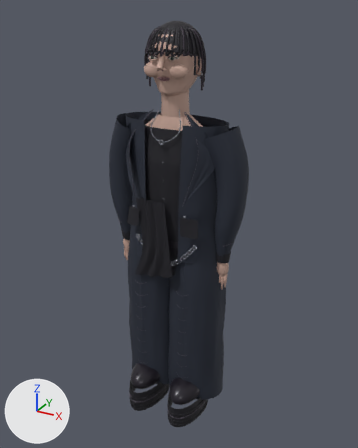
An edit to the glTF model src/assets/avatars/look-9-detail.glb, drawn before and after from the same camera.
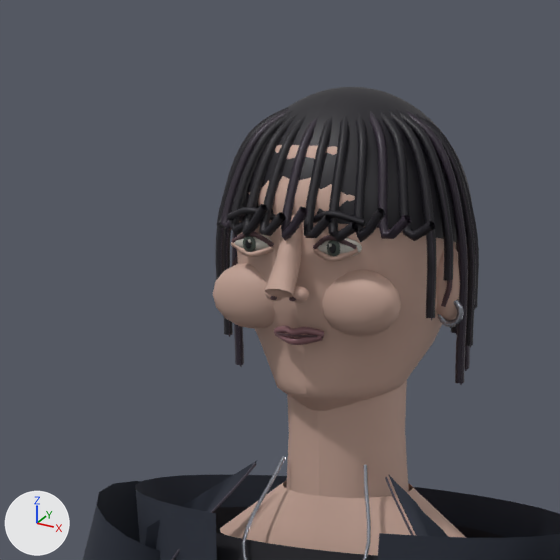
There are two pictures of each version: one whole from a 50 mm camera at (1.136, -2.03, 2.132) aimed at (0.022, -0.004, 1.119), one close up on the part from 26% to 63% of the width and 0% to 29% of the height. The lights are fixed; the arrows at lower left show +X, +Y and +Z. The last two pictures show the newer version. Where no turn or scale is listed for an object, it has been applied to the vertices. Vertices at exactly the same position are counted once.
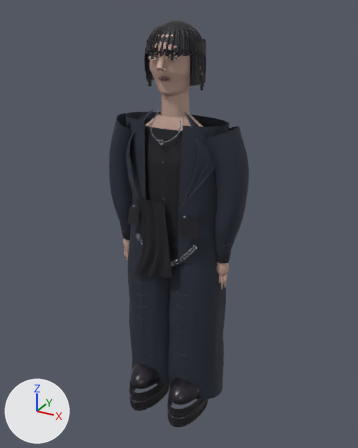
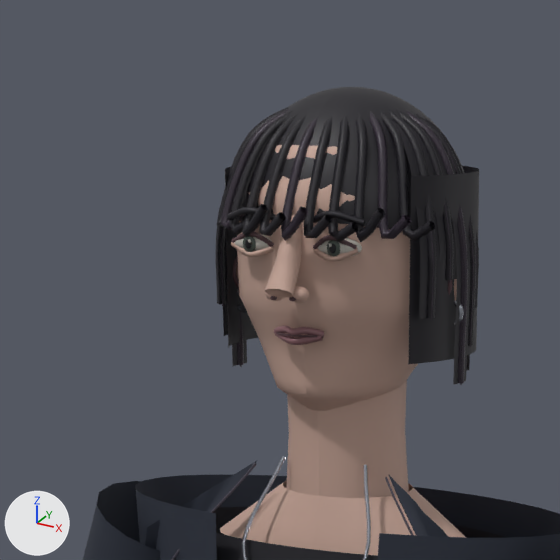
Diff of the bpy script that builds the scene:
```diff
--- a/src/assets/avatars/look-9-detail.glb.py
+++ b/src/assets/avatars/look-9-detail.glb.py
@@ me_mesh_16 @@
 # used by ob_mesh_16; location = (-0.27, 0.16, -0.99)
-me_mesh_16.from_pydata(...)  # 2534 vertices, 4832 faces; spans x 0.11..0.43, y -0.307..-0.049, z 2.6..3.052
+me_mesh_16.from_pydata(...)  # 2306 vertices, 4384 faces; spans x 0.11..0.43, y -0.307..-0.049, z 2.6..3.052
+# me_mesh_16 part 1: the loose piece of 114 vertices spanning x 0.16..0.254, y -0.27..-0.224, z 2.832..2.898 is deleted
+# me_mesh_16 part 2: the loose piece of 114 vertices spanning x 0.286..0.38, y -0.27..-0.224, z 2.832..2.898 is deleted
 me_mesh_16.materials.append(mat_skin)
@@ me_mesh_21 @@
 # used by ob_mesh_21; location = (-0.27, 0.16, -0.99)
-me_mesh_21.from_pydata(...)  # 2935 vertices, 5580 faces; spans x 0.132..0.409, y -0.293..-0.026, z 2.815..3.064
+me_mesh_21.from_pydata(...)  # 7881 vertices, 14028 faces; spans x 0.132..0.409, y -0.293..-0.016, z 2.78..3.064
+# me_mesh_21 part 3: 3 vertices moved within x 0.152..0.287, y -0.113..-0.088, z 2.847..3.043; 4946 vertices added at x 0.133..0.407, y -0.225..-0.016, z 2.78..3.055
 me_mesh_21.materials.append(mat_hair)
```

What differs and where, as boxes [x1, y1, x2, y2] in the close-ups (560 x 560 px):
'Mesh_16', reshaped
    before: [213, 145, 467, 556]
    after: [220, 145, 467, 556]
'Mesh_21', reshaped (15% taller)
    before: [216, 87, 479, 346]
    after: [216, 87, 479, 385]
part 1 of me_mesh_16, deleted (beige)
    before: [213, 263, 275, 329]
part 2 of me_mesh_16, deleted (beige)
    before: [322, 270, 401, 336]
part 3 of me_mesh_21, built on (black)
    after: [218, 121, 479, 385]
